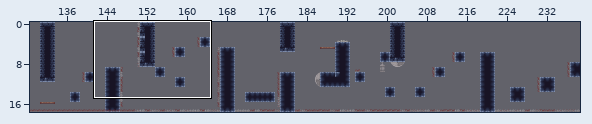
Two states of a Tiled map, Levels/Map 2.tmx. Above: a wide view before the commit, with the close-up outlined.
Close-up. Earlier state:
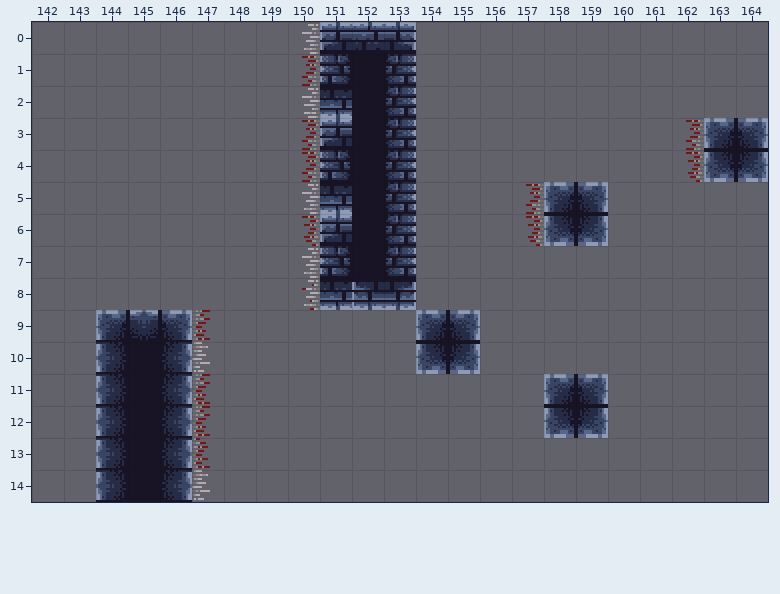
Cells are 16x16 px. Shown: x 142..164, y 0..14.
Once edited:
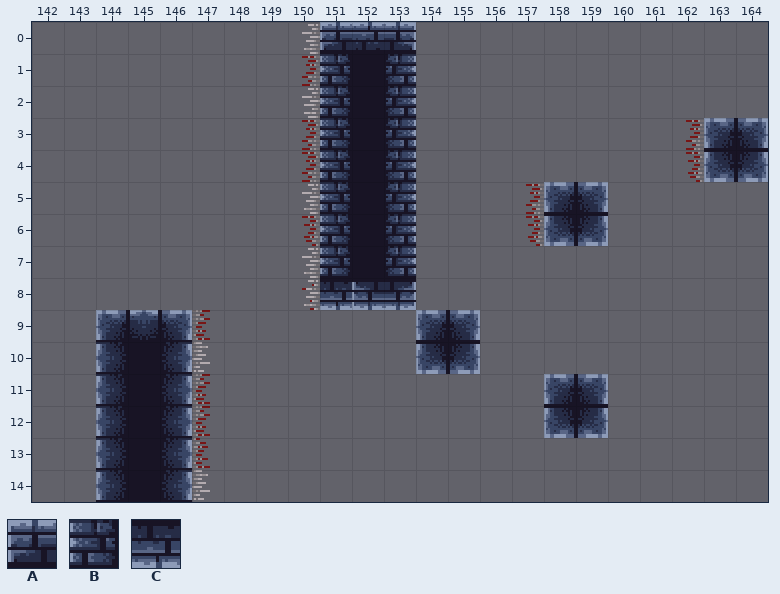
Key: from "Dungeon Tile Set": A 16 "Tiles", B 31 "Tiles", C 47 "Tiles".
_ is an empty cell.
What changed:
Layer "Walkable tiles":
y 2: x 151 C -> B
y 3: x 151 A -> B
y 5: x 151 C -> B
y 6: x 151 A -> B
Where, in picture pixels (left, top, right, bottom), the same in both close-ups:
changed: (320, 86, 352, 148)
changed: (320, 182, 352, 244)
